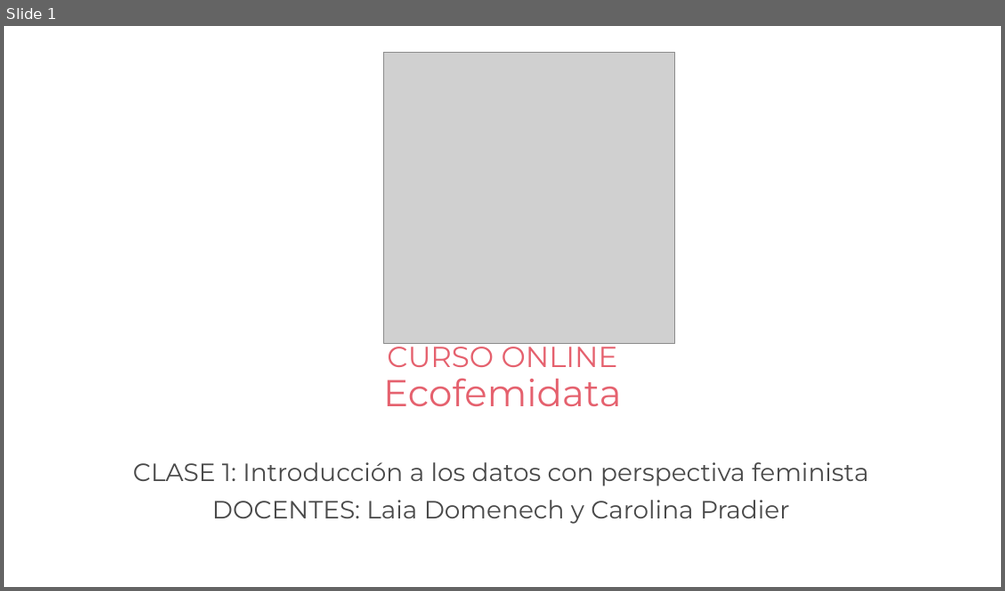
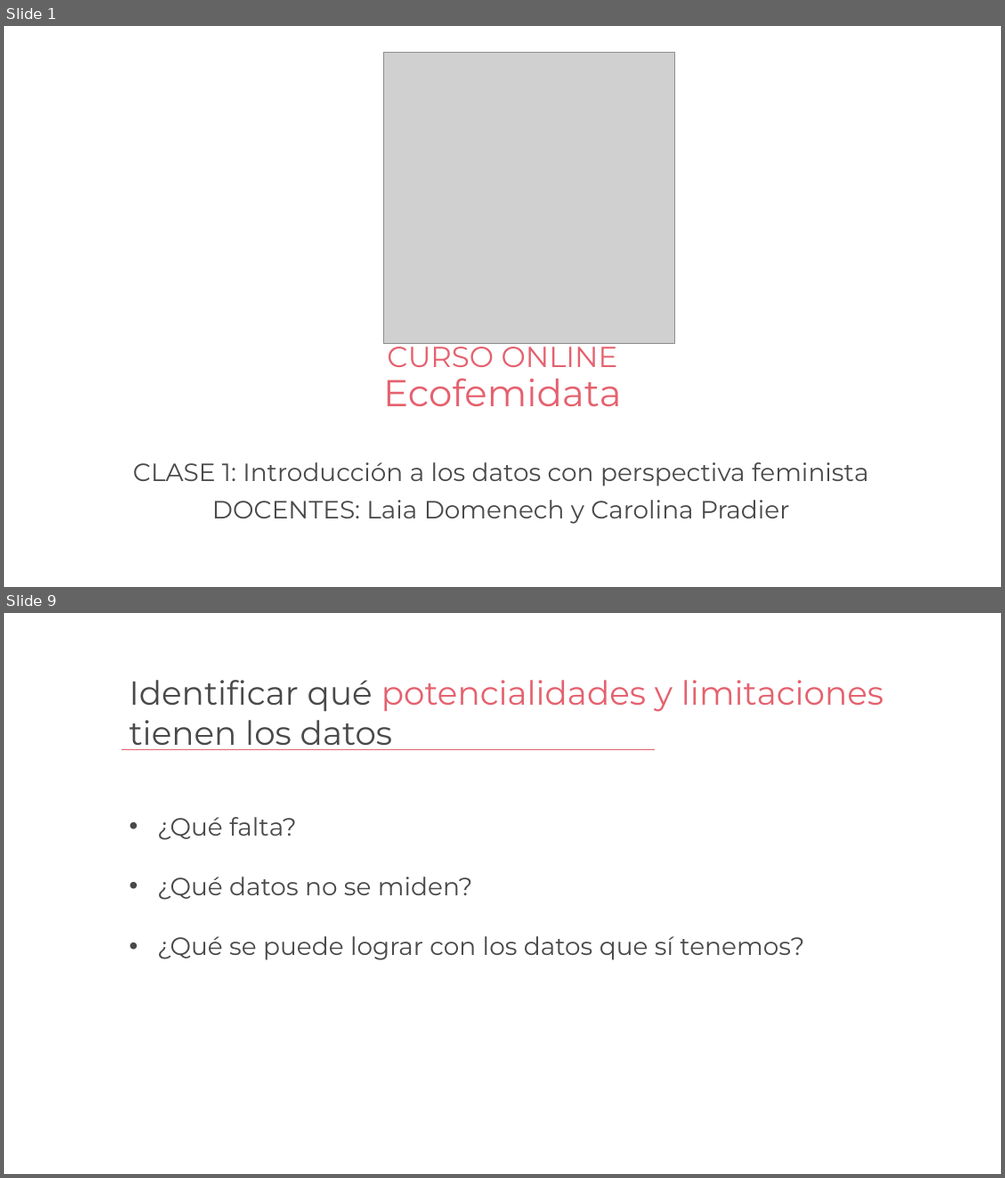
Before and after one commit to caropradier/Curso-Ecofemidata, a slide deck: clase1/Clase1 - Curso Ecofemidata.pptx. Shown one above the other, each under a label of ours: slide 1 before the commit, slides 1 and 9 after it; the slides between them are not shown. The pictures are 1005x591 and 1005x1178 pixels, drawn with LibreOffice and Linux fonts; fonts in the diff are those of the drawing; grey boxes stand for pictures; background and template pictures are left out. Boxes give left, top, right and bottom in pixels: in the first picture for what was removed or moved away, otherwise in the second. Text is boxed around its words. In the diff, an @@ line names an element or a change of style, - is before the commit and + after.

```diff
--- a/clase1/Clase1 - Curso Ecofemidata.pptx
+++ b/clase1/Clase1 - Curso Ecofemidata.pptx
@@ slide 9 added at (4, 613, 1001, 1174), background picture (left out) @@
@@ text added at (129, 680, 883, 750), 32 pt, text #494949 @@
+Identificar qué potencialidades y limitaciones tienen los datos
@@ line added from (122, 750) to (655, 750), #E5616E 0.5 pt @@
@@ text added at (157, 817, 804, 960), 24 pt, text #494949 @@
+• ¿Qué falta?
+• ¿Qué datos no se miden?
+• ¿Qué se puede lograr con los datos que sí tenemos?
```
Also in this commit, not shown: 20 other slides added, 1 slide removed, 3 other files.
